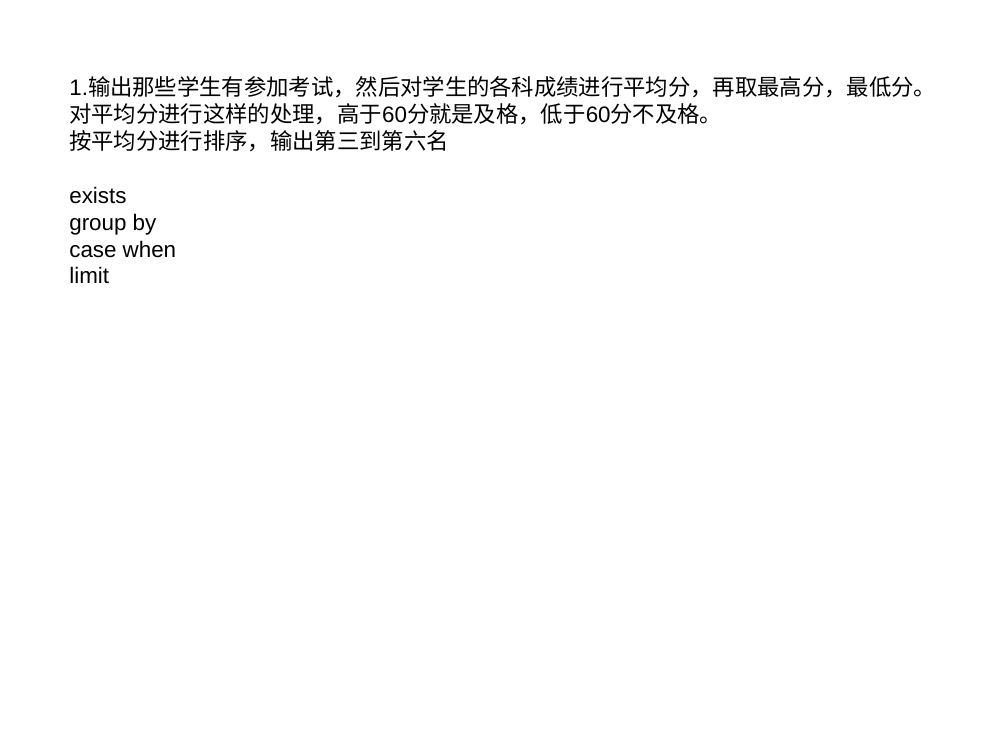
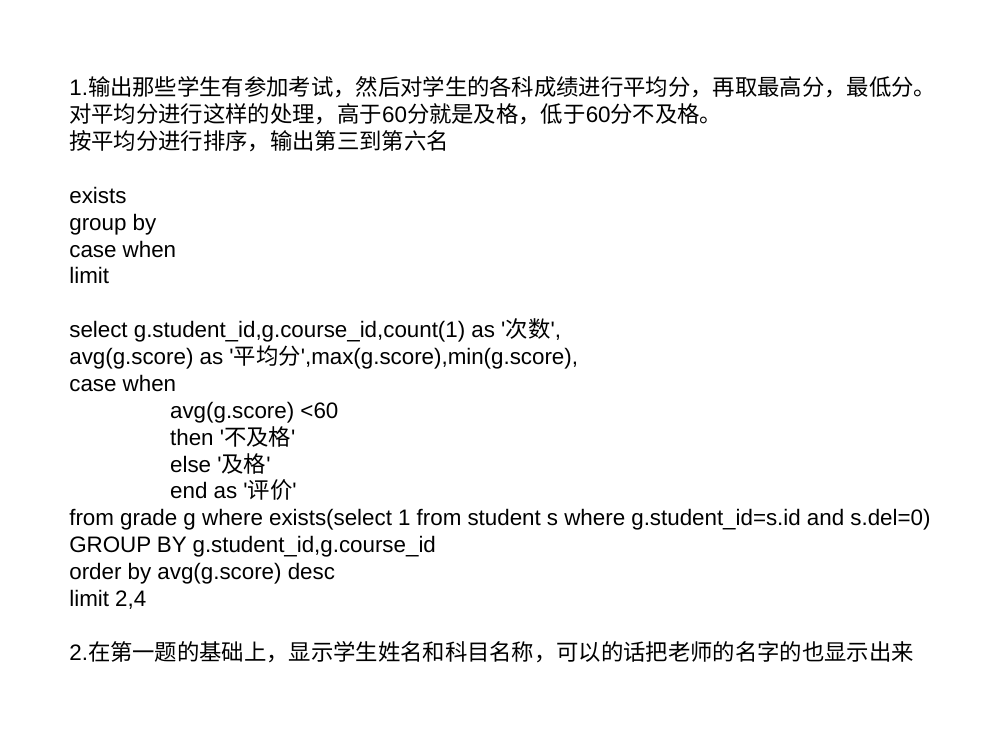
Before and after one commit to ywz147258/mnuSE1802, a slide deck: slide 1 of 1.ppt. Drawn at 1008x756 pixels with LibreOffice and Linux fonts; fonts in the diff are those of the drawing. Boxes give left, top, right and bottom in pixels: in the first picture for what was removed or moved away, otherwise in the second. Text is boxed around its words. In the diff, an @@ line names an element or a change of style, - is before the commit and + after.

```diff
--- a/1.ppt
+++ b/1.ppt
@@ text at (x1=69, y1=319, x2=930, y2=663): paragraphs added @@
+select g.student_id,g.course_id,count(1) as '次数',
+avg(g.score) as '平均分',max(g.score),min(g.score),
+case when
+avg(g.score) <60
+then '不及格'
+else '及格'
+end as '评价'
+from grade g where exists(select 1 from student s where g.student_id=s.id and s.del=0)
+GROUP BY g.student_id,g.course_id
+order by avg(g.score) desc
+limit 2,4
+2.在第一题的基础上，显示学生姓名和科目名称，可以的话把老师的名字的也显示出来
```
Also in this commit, not shown: 2 other files.
